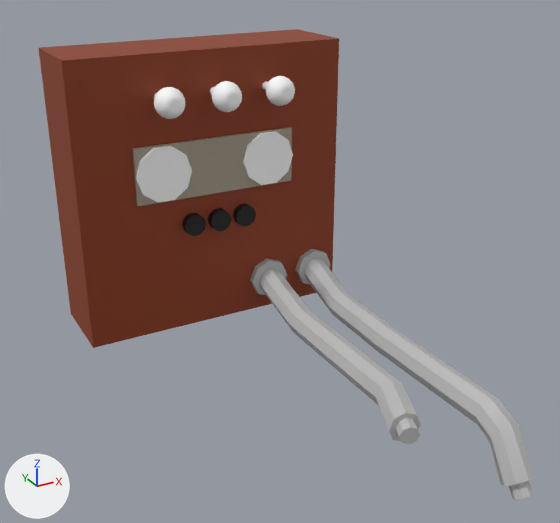
An edit to the FBX model Assets/Game Assets/IMPORTS/Deco Platforms/Labo/computer.fbx, drawn before and after from the same camera.
Rendered twice from a camera (50 mm lens) standing at (-11.6, -48.5, 27.8) and looking at (10.7, -8.1, 7.5). The axes (+X, +Y, +Z) are drawn at lower left. The lights are the same throughout. Where no turn or scale is listed for an object, it has been applied to the vertices.

Objects in the first picture: 'computer', 'wire1', 'wire2'.
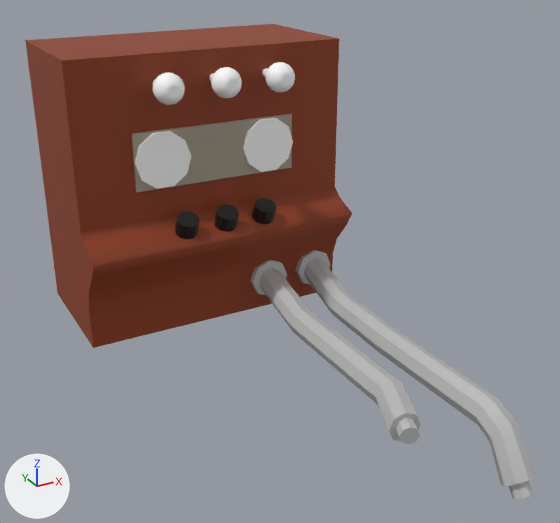
What differs and where, as boxes (x1, y1, x2, y2) in the pictures (560 x 523 px; the box of a moved part takes in the faces that stretch with it):
```json
{"object": "computer", "change": "reshaped, rescaled", "before": [39, 29, 339, 348], "after": [25, 24, 352, 348], "on screen": "9% wider"}
{"object": "lightbulb1", "change": "added", "after": [153, 72, 185, 105]}
{"object": "lightbulb2", "change": "added", "after": [209, 67, 242, 98]}
{"object": "lightbulb3", "change": "added", "after": [262, 62, 295, 92]}
{"part": 1, "of": "me_mesh", "change": "moved or reshaped", "before": [233, 203, 256, 226], "after": [252, 198, 276, 224]}
{"part": 2, "of": "me_mesh", "change": "moved or reshaped", "before": [208, 208, 231, 231], "after": [215, 204, 239, 232]}
{"part": 3, "of": "me_mesh", "change": "moved or reshaped", "before": [182, 213, 206, 236], "after": [175, 211, 199, 239]}
{"part": 4, "of": "me_mesh", "change": "added", "after": [134, 131, 191, 189]}
{"part": 5, "of": "me_mesh", "change": "added", "after": [131, 113, 292, 192]}
{"part": 6, "of": "me_mesh", "change": "added", "after": [243, 118, 293, 172]}
{"part": 7, "of": "me_mesh", "change": "deleted", "before": [132, 76, 295, 206]}
{"part": 8, "of": "me_mesh", "change": "built on", "before": [39, 29, 335, 315], "after": [25, 24, 352, 315]}
```

The change, as JSON lines over the scene's bpy script:
```json
{"block": "me_mesh", "where": "# used by ob_computer; location = (0.0, 0.0, 0.0); rotation_euler = (1.571, 0.0, 0.0), in degrees (90, 0, 0); scale = (0.02, 0.02, 0.02)"}
{"op": "remove", "block": "me_mesh", "code": "me_mesh.from_pydata(...)  # 1272 vertices, 1362 faces; spans x 0.0..1000.0, y 0.0..1000.0, z -300.0..150.0"}
{"op": "add", "block": "me_mesh", "code": "me_mesh.from_pydata(...)  # 150 vertices, 216 faces; spans x 0.0..2000.0, y 0.0..2000.0, z -1000.0..253.0"}
{"block": "me_mesh", "change": "me_mesh part 1: the loose piece of 22 vertices spanning x 560.0..640.0, y 362.0..438.0, z -30.0..30.0 is turned -66 degrees about the x axis through its middle and scaled by 2, then moved by (700.0, 450.0, 150.0)"}
{"block": "me_mesh", "change": "me_mesh part 2: the loose piece of 22 vertices spanning x 460.0..540.0, y 362.0..438.0, z -30.0..30.0 is turned -66 degrees about the x axis through its middle and scaled by 2, then moved by (500.0, 450.0, 150.0)"}
{"block": "me_mesh", "change": "me_mesh part 3: the loose piece of 22 vertices spanning x 360.0..440.0, y 362.0..438.0, z -30.0..30.0 is turned -66 degrees about the x axis through its middle and scaled by 2, then moved by (300.0, 450.0, 150.0)"}
{"block": "me_mesh", "change": "me_mesh part 4: a new loose piece, a 10-sided cylinder along z spanning x 400.0..800.0, y 1110.0..1490.0, z -40.0..40.0, in mat_machine (picture img_steampunk_machine_png)"}
{"block": "me_mesh", "change": "me_mesh part 5: a new loose piece, a box spanning x 400.0..1600.0, y 1100.0..1500.0, z 0.0..20.0, in mat_machine (picture img_steampunk_machine_png)"}
{"block": "me_mesh", "change": "me_mesh part 6: a new loose piece, a 10-sided cylinder along z spanning x 1200.0..1600.0, y 1110.0..1490.0, z -40.0..40.0, in mat_machine (picture img_steampunk_machine_png)"}
{"block": "me_mesh", "change": "me_mesh part 7: 6 loose pieces with 1198 vertices, spanning x 200.0..800.0, y 500.0..910.0, z -20.0..150.0, are deleted"}
{"block": "me_mesh", "change": "me_mesh part 8"}
{"block": "me_mesh", "change": "7 vertices are removed from x 0.0..1000.0, y 0.0..1000.0, z -300.0..0.0"}
{"block": "me_mesh", "change": "6 faces are deleted"}
{"block": "me_mesh", "change": "15 vertices are added at x 0.0, y 0.0..2000.0, z -1000.0..253.0"}
{"block": "me_mesh", "change": "16 new vertices lie (2000.0, 0.0, 0.0) away from vertices in x 0.0, y 0.0..2000.0, z -1000.0..253.0"}
{"block": "me_mesh", "change": "60 new faces join them"}
{"op": "add", "block": "me_mesh_002_1", "code": ["me_mesh_002_1 = bpy.data.meshes.new('Mesh.002')", "me_mesh_002_1.from_pydata(...)  # 382 vertices, 400 faces; spans x -1.0..1.0, y 0.0..3.22, z -1.0..1.0", "me_mesh_002_1.materials.append(mat_machine)  # picture img_steampunk_machine_png"]}
{"op": "set", "path": "ob_computer.scale", "old": "(0.02, 0.02, 0.02)", "new": "(0.01, 0.01, 0.01)"}
{"op": "add", "block": "ob_lightbulb1", "code": ["ob_lightbulb1 = bpy.data.objects.new('lightbulb1', me_mesh_002_1)", "ob_lightbulb1.location = (6.0, -3.0, 18.1)"]}
{"op": "add", "block": "ob_lightbulb2", "code": ["ob_lightbulb2 = bpy.data.objects.new('lightbulb2', me_mesh_002_1.copy())", "ob_lightbulb2.location = (10.0, -3.0, 18.1)"]}
{"op": "add", "block": "ob_lightbulb3", "code": ["ob_lightbulb3 = bpy.data.objects.new('lightbulb3', me_mesh_002_1.copy())", "ob_lightbulb3.location = (14.0, -3.0, 18.1)"]}
```
